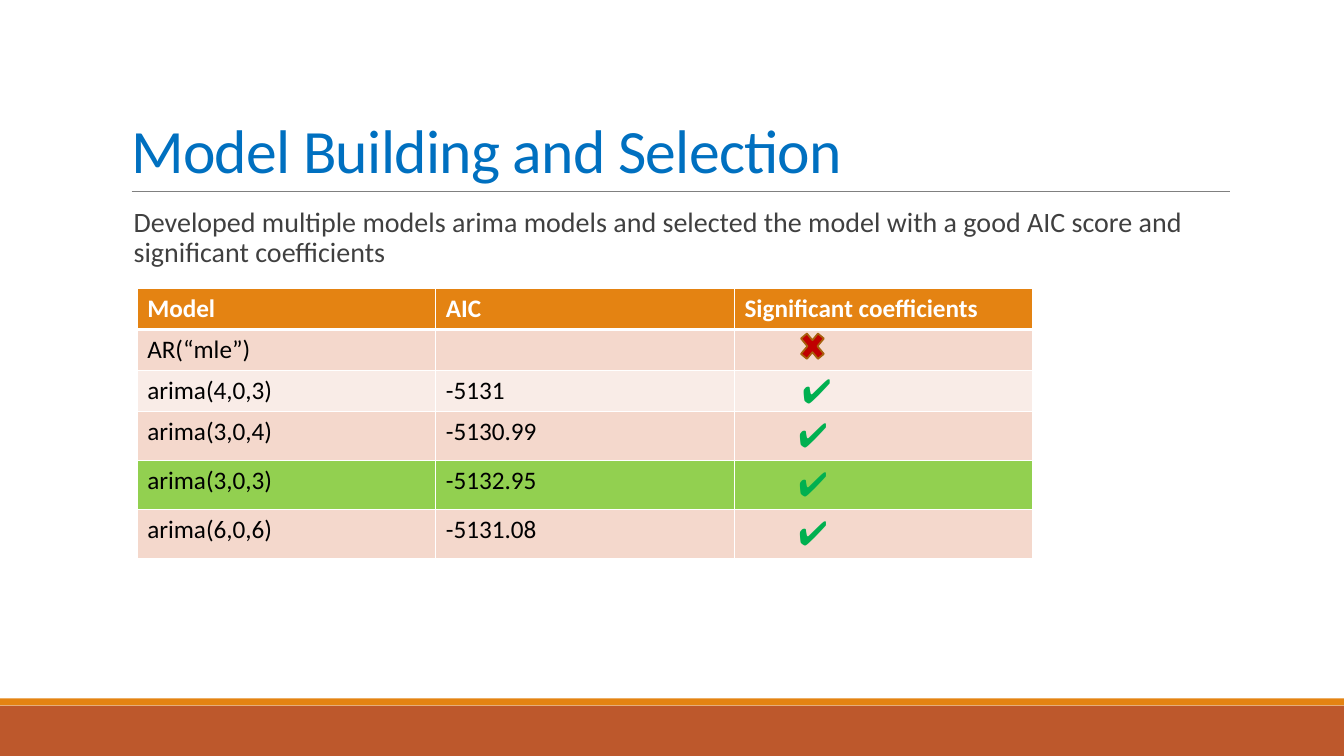
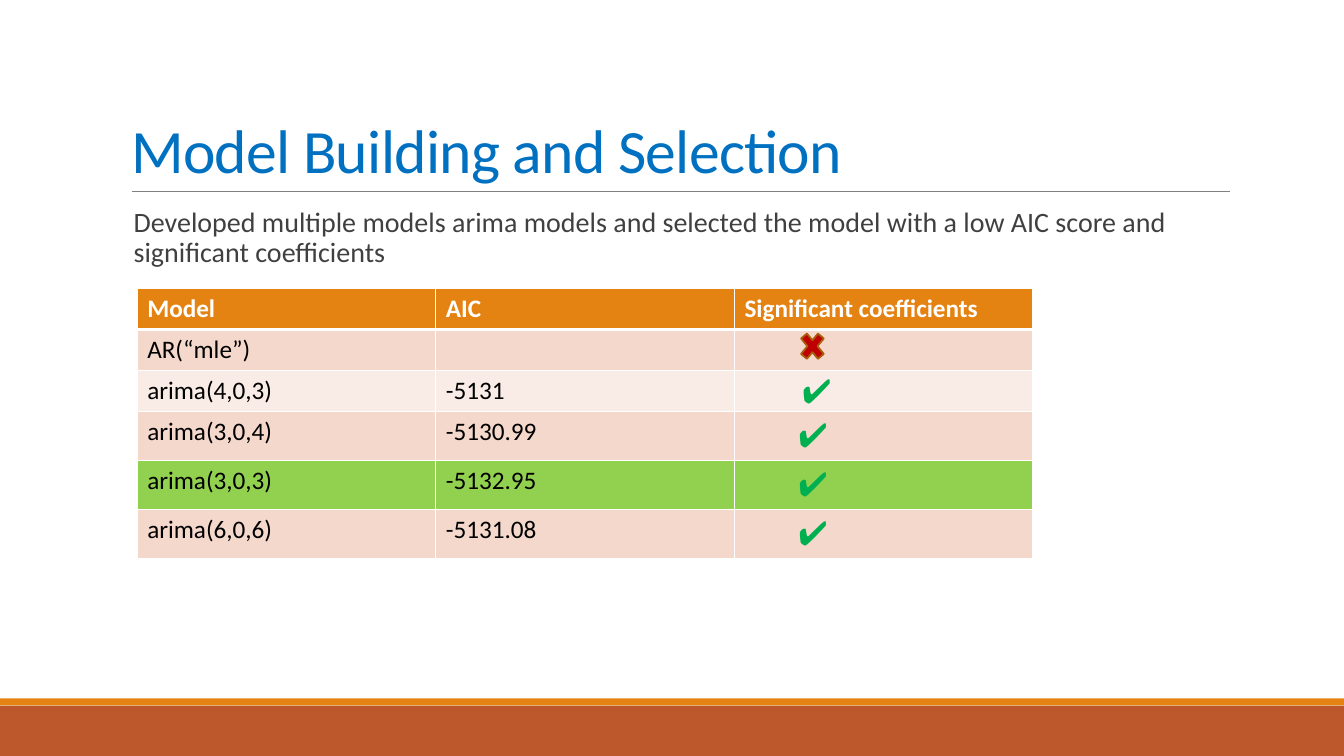
Before and after one commit to NikhilKorati/Time-Series, a slide deck: slide 14 of Case_Study1.pptx. Drawn at 1344x756 pixels with LibreOffice and Linux fonts; fonts in the diff are those of the drawing. Boxes give left, top, right and bottom in pixels: in the first picture for what was removed or moved away, otherwise in the second. Text is boxed around its words. In the diff, an @@ line names an element or a change of style, - is before the commit and + after.

```diff
--- a/Case_Study1.pptx
+++ b/Case_Study1.pptx
@@ text at [134, 212, 1165, 267]: text changed @@
-Developed multiple models arima models and selected the model with a good AIC score and significant coefficients
+Developed multiple models arima models and selected the model with a low AIC score and significant coefficients
```
Also in this commit, not shown: 6 other slides changed.
